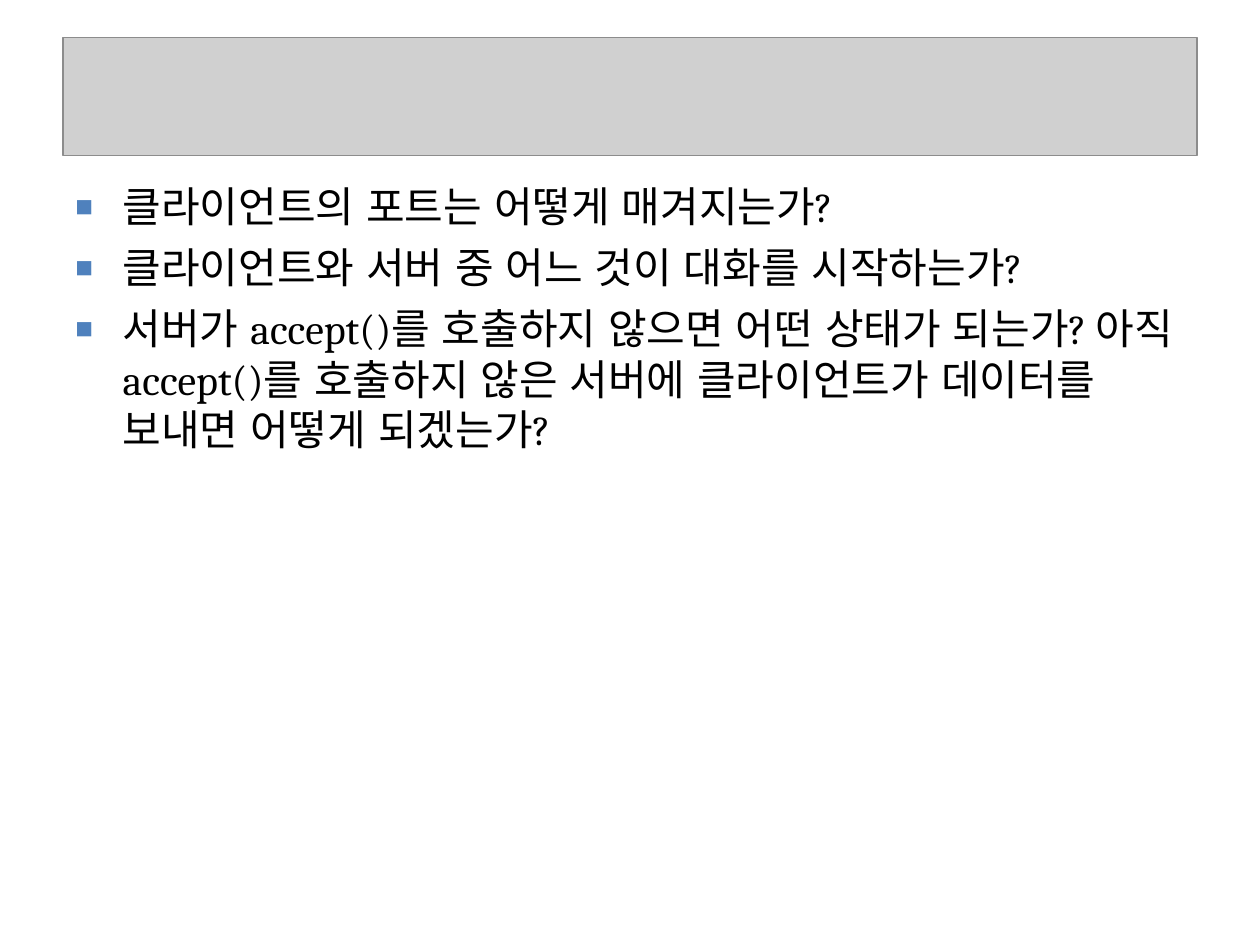
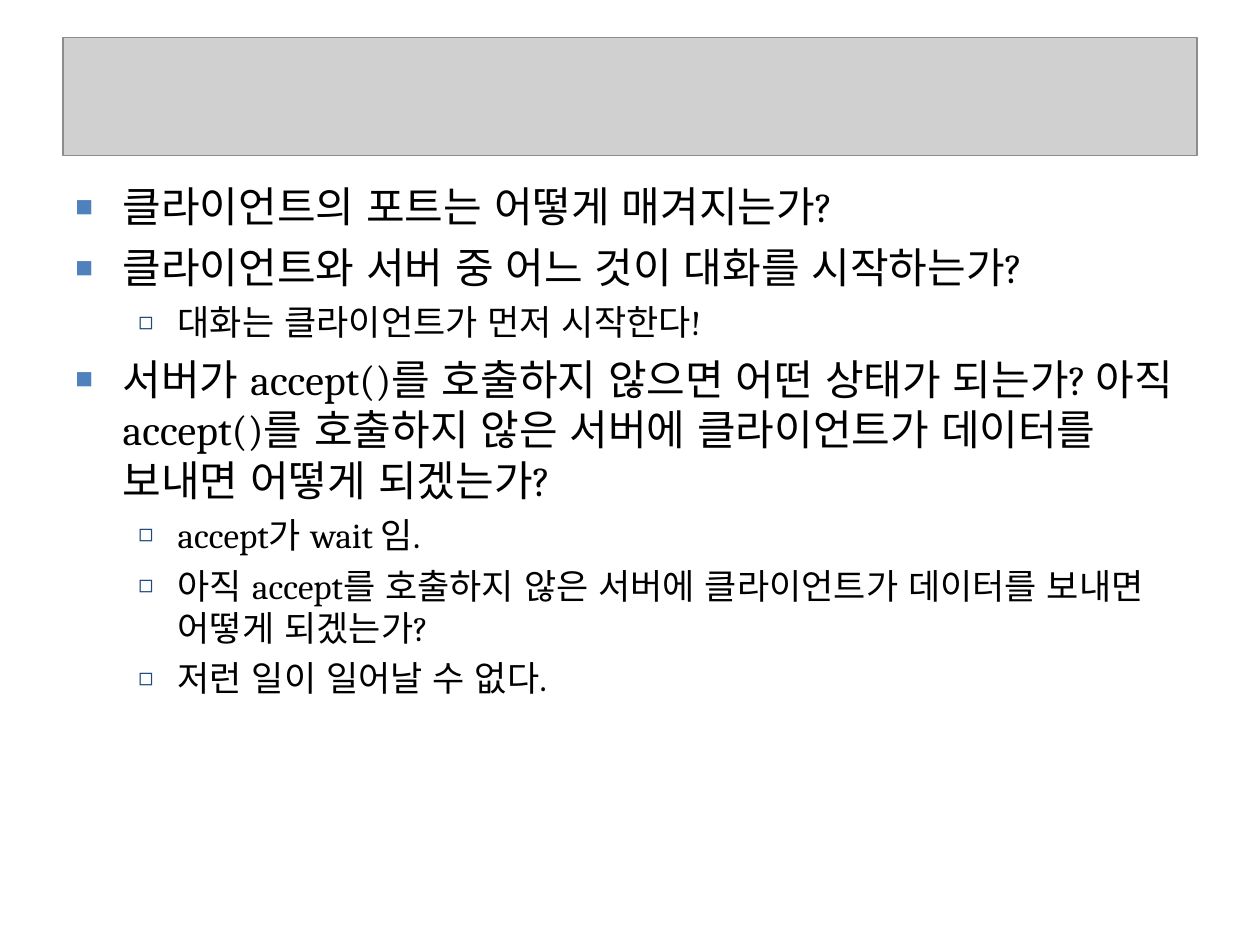
Before and after one commit to seleuchel/javaNetwork, a slide deck: slide 15 of ppt/321_chap09ServerSocket.ppt. Drawn at 1260x945 pixels with LibreOffice and Linux fonts; fonts in the diff are those of the drawing; grey boxes stand for pictures; background and template pictures are left out. Boxes give left, top, right and bottom in pixels: in the first picture for what was removed or moved away, otherwise in the second. Text is boxed around its words. In the diff, an @@ line names an element or a change of style, - is before the commit and + after.

```diff
--- a/ppt/321_chap09ServerSocket.ppt
+++ b/ppt/321_chap09ServerSocket.ppt
@@ text at [178, 306, 701, 338]: paragraph added @@
+  ◻ 대화는 클라이언트가 먼저 시작한다!
@@ text at [178, 519, 1144, 694]: paragraphs added @@
+  ◻ accept가 wait 임.
+  ◻ 아직 accept를 호출하지 않은 서버에 클라이언트가 데이터를 보내면 어떻게 되겠는가?
+  ◻ 저런 일이 일어날 수 없다.
```
Also in this commit, not shown: 7 other slides changed, 4 other files.
